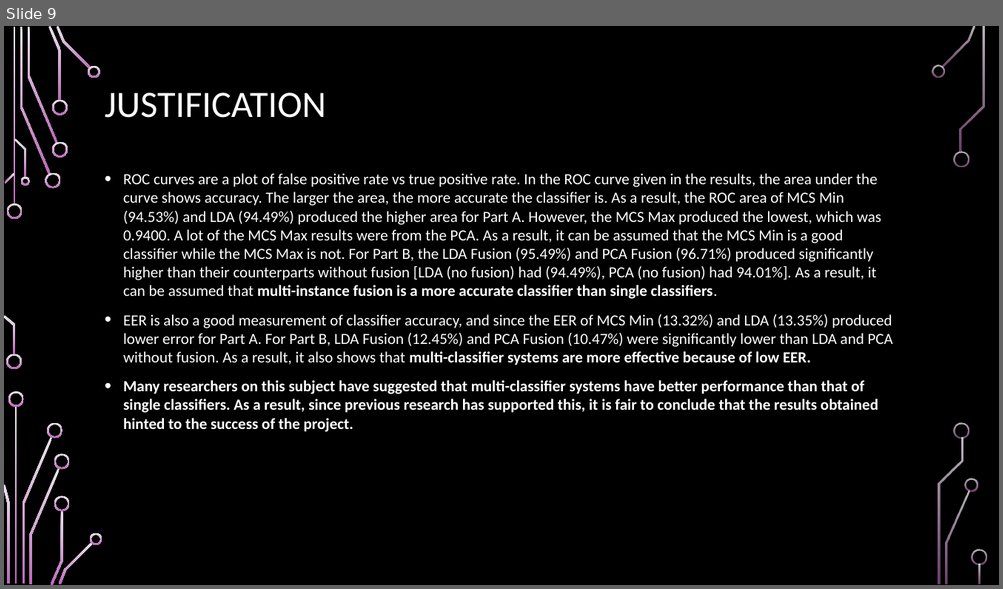
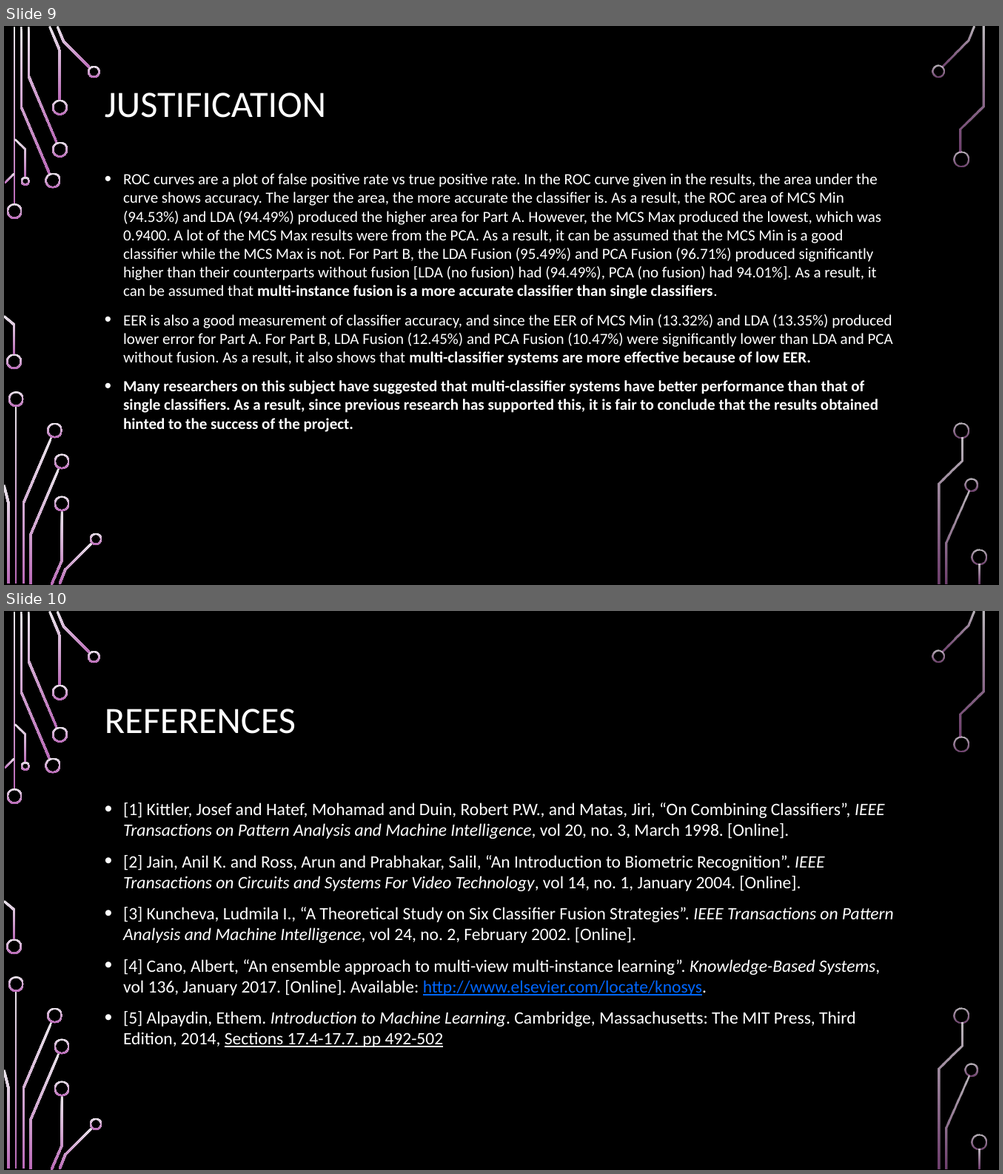
Before and after one commit to santosh500/SupervisedLearning, a slide deck: PaulCharles_Project4/ReportPresentation.pptx. Shown one above the other, each under a label of ours: slide 9 before the commit, slides 9 and 10 after it. The pictures are 1003x589 and 1003x1174 pixels, drawn with LibreOffice and Linux fonts; fonts in the diff are those of the drawing; background and template pictures are left out. Boxes give left, top, right and bottom in pixels: in the first picture for what was removed or moved away, otherwise in the second. Text is boxed around its words. In the diff, an @@ line names an element or a change of style, - is before the commit and + after.

```diff
--- a/PaulCharles_Project4/ReportPresentation.pptx
+++ b/PaulCharles_Project4/ReportPresentation.pptx
@@ slide 10 added at box(4, 611, 999, 1170), background picture (left out); not listed: 36 template elements that a slide beside it also shows @@
@@ title added at box(105, 709, 296, 734), 36 pt, text #FFFFFF @@
+REFERENCES
@@ text added at box(123, 803, 893, 1048), 16.8 pt, text #FFFFFF @@
+• [1] Kittler, Josef and Hatef, Mohamad and Duin, Robert P.W., and Matas, Jiri, “On Combining Classifiers”, IEEE Transactions on Pattern Analysis and Machine Intelligence, vol 20, no. 3, March 1998. [Online].
+• [2] Jain, Anil K. and Ross, Arun and Prabhakar, Salil, “An Introduction to Biometric Recognition”. IEEE Transactions on Circuits and Systems For Video Technology, vol 14, no. 1, January 2004. [Online].
+• [3] Kuncheva, Ludmila I., “A Theoretical Study on Six Classifier Fusion Strategies”. IEEE Transactions on Pattern Analysis and Machine Intelligence, vol 24, no. 2, February 2002. [Online].
+• [4] Cano, Albert, “An ensemble approach to multi-view multi-instance learning”. Knowledge-Based Systems, vol 136, January 2017. [Online]. Available: http://www.elsevier.com/locate/knosys.
+• [5] Alpaydin, Ethem. Introduction to Machine Learning. Cambridge, Massachusetts: The MIT Press, Third Edition, 2014, Sections 17.4-17.7. pp 492-502
```
Also in this commit, not shown: 3 other files.
